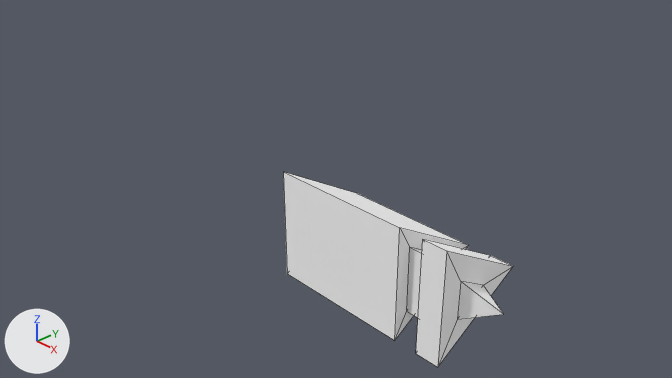
Two versions of the Blender file assets/turret.blend, one commit apart.
The view is the same before and after, from the file's camera 'Camera'. Arrows for +X, +Y and +Z are at lower left; the lights stay in place. Mesh edges are drawn as thin lines.
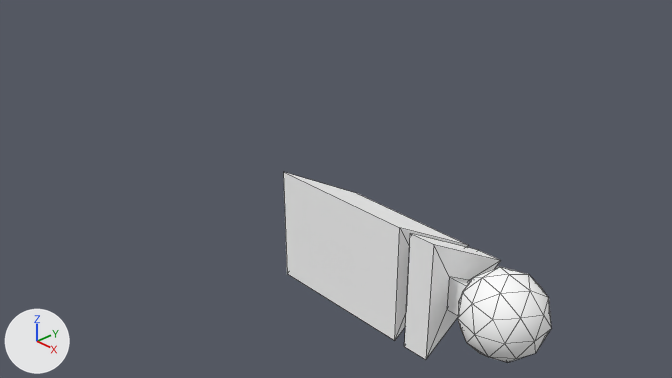
Boxes (x1, y1, x2, y2) around the edits, measured in the pictures (672 x 378 px):
'Circle', reshaped (17% wider): before (284, 172, 513, 367); after (284, 172, 551, 362)
part 1 of me_circle, built on: before (407, 239, 513, 367); after (404, 233, 551, 362)

Patch to the scene script:
```diff
--- a/assets/turret.blend.py
+++ b/assets/turret.blend.py
@@ me_circle @@
 # used by ob_circle; location = (0.0, 0.0, 0.0)
-me_circle.from_pydata(...)  # 22 vertices, 22 faces; spans x 0.01..3.55, y -0.5..1.0, z -0.87..0.87
+me_circle.from_pydata(...)  # 74 vertices, 104 faces; spans x 0.01..4.1, y -0.58..1.0, z -0.87..0.87
+# me_circle part 1
+# 1 vertex is removed from x 3.55, y 0.0, z 0.0
+# 3 faces are deleted
+# 9 vertices in x 2.63..3.0, y -0.5..1.0, z -0.87..0.87 move by (-0.2, 0.0, 0.0)
+# 3 vertices move from x 3.0, y -0.17..0.33, z -0.29..0.29 to x 2.8, y -0.14..0.29, z -0.25..0.25
+# 53 vertices are added at x 3.0..4.1, y -0.58..0.58, z -0.58..0.58
+# 3 new faces join them
+# 82 new faces join them, smooth
+# me_circle part 2: the surface is now shaded smooth
 me_circle.materials.append(mat_material)
```
